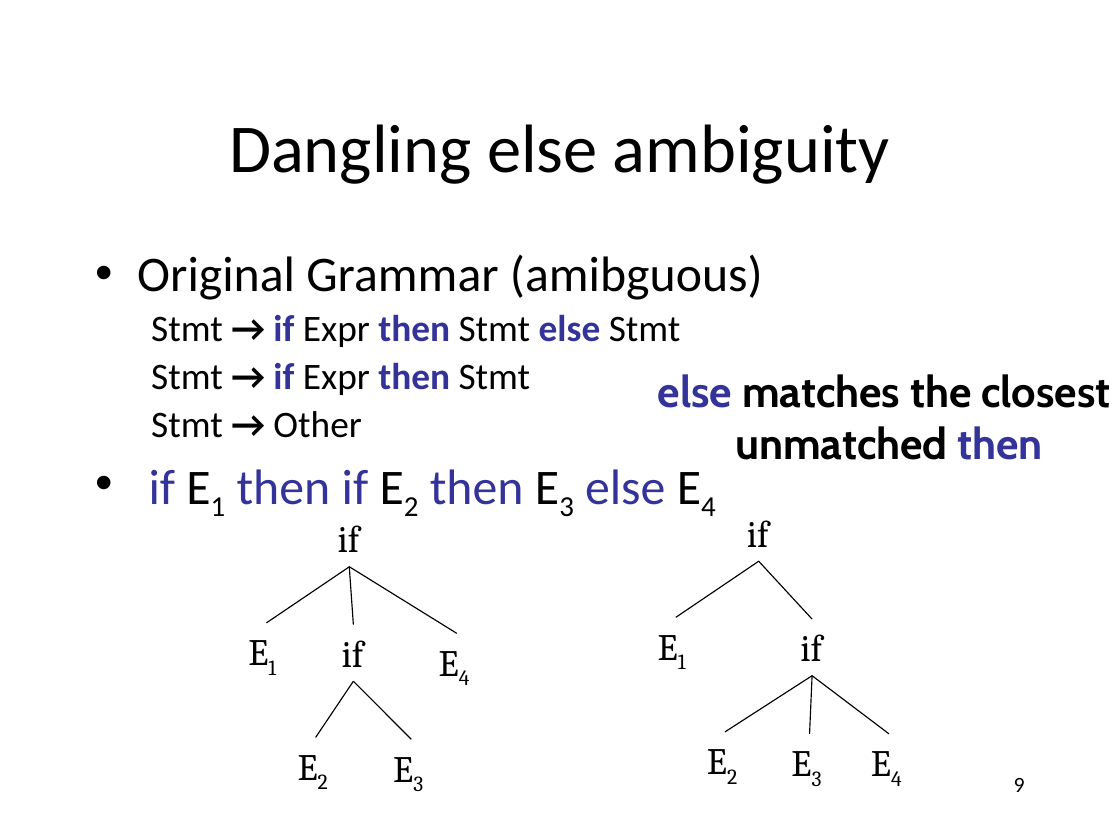
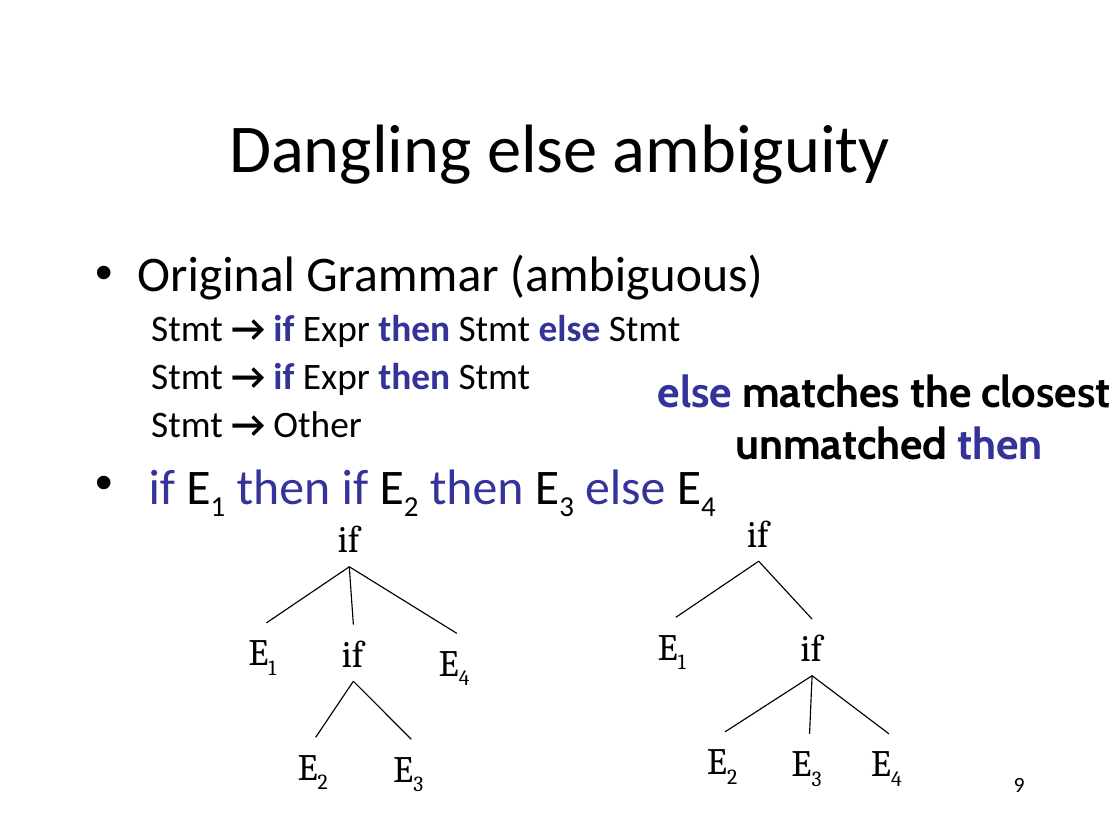
Before and after one commit to anoopsarkar/compilers-class, a slide deck: slide 9 of assets/ppt/cfg/cfg2-ambiguity.pptx. Drawn at 1120x840 pixels with LibreOffice and Linux fonts; fonts in the diff are those of the drawing. Boxes give left, top, right and bottom in pixels: in the first picture for what was removed or moved away, otherwise in the second. Text is boxed around its words. In the diff, an @@ line names an element or a change of style, - is before the commit and + after.

```diff
--- a/assets/ppt/cfg/cfg2-ambiguity.pptx
+++ b/assets/ppt/cfg/cfg2-ambiguity.pptx
@@ text at box(137, 254, 763, 300): text changed @@
-• Original Grammar (amibguous)
+• Original Grammar (ambiguous)
```
Also in this commit, not shown: 1 slide added, 6 other files.
